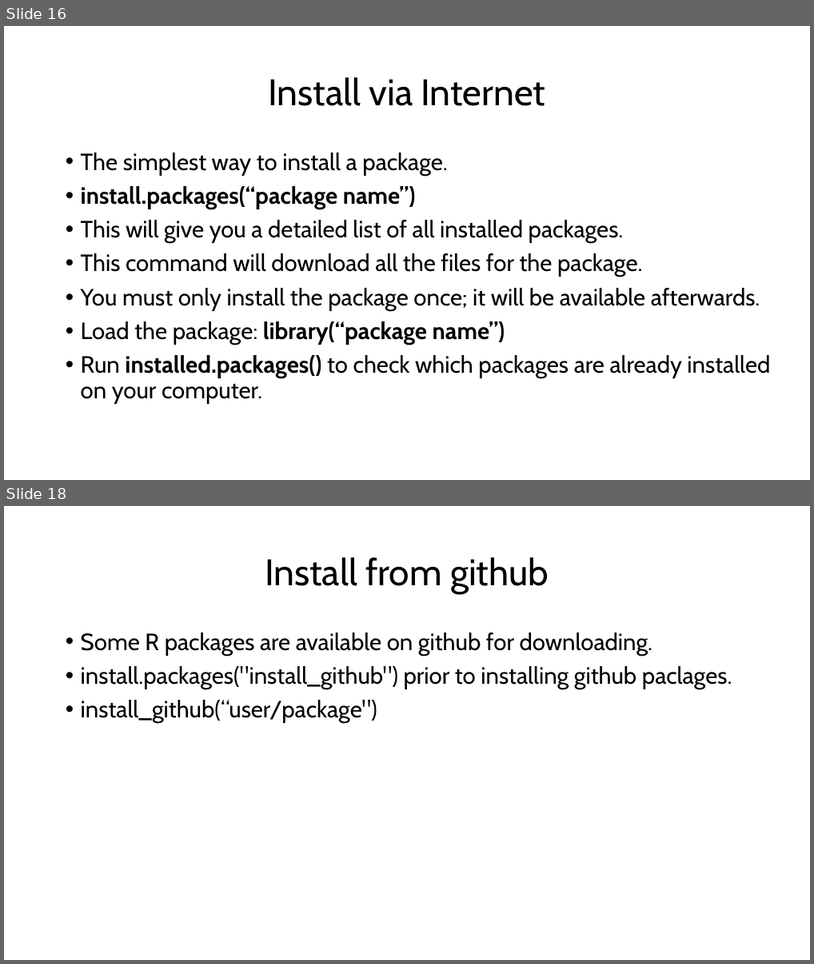
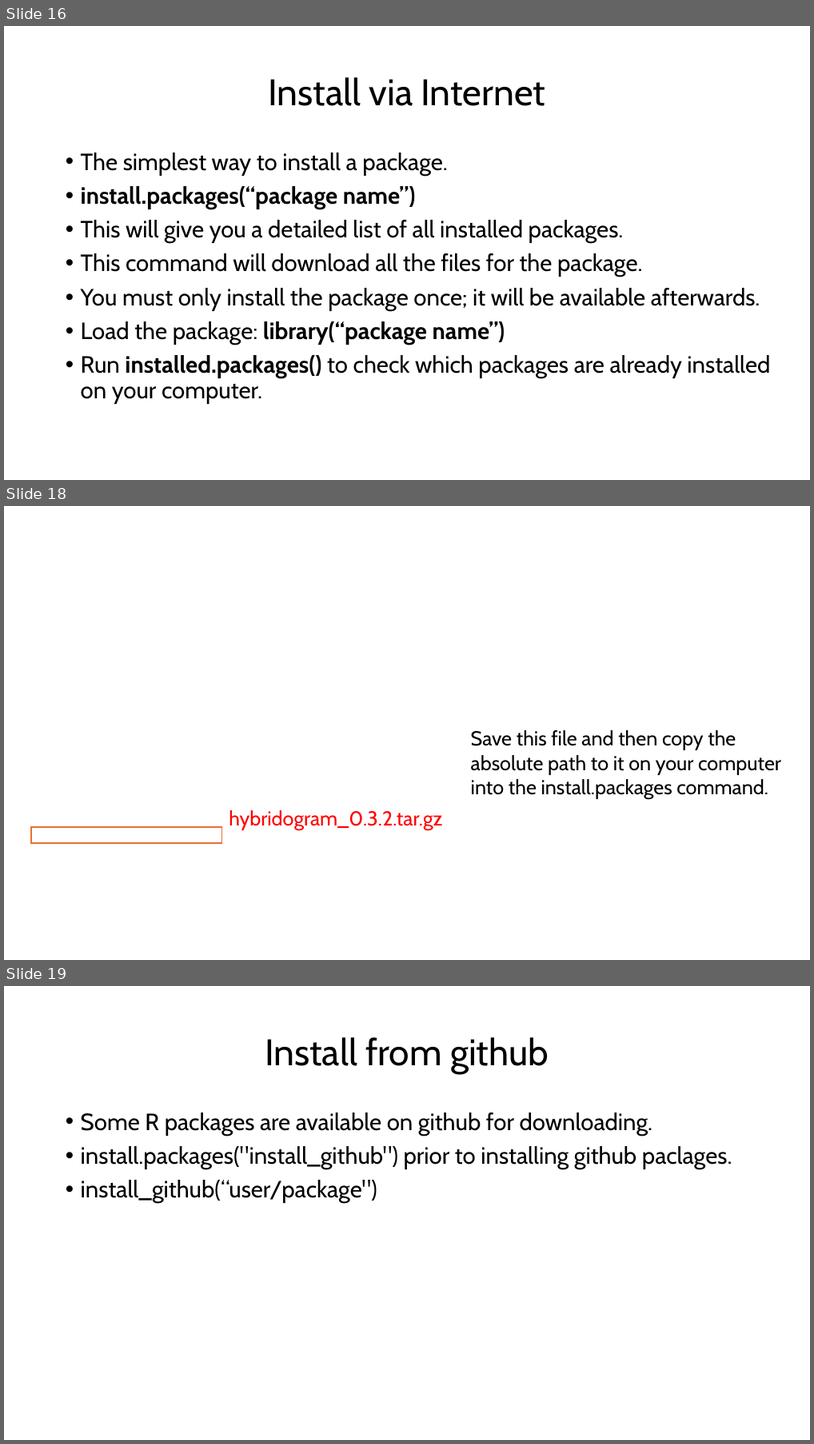
Before and after one commit to csmatyi/crs2025, a slide deck: CRS2025_R_workshop.pptx. Shown one above the other, each under a label of ours: slides 16 and 18 before the commit, slides 16, 18 and 19 after it; the slides between them are not shown. The pictures are 814x964 and 814x1444 pixels, drawn with LibreOffice and Linux fonts; fonts in the diff are those of the drawing; background and template pictures are left out. Boxes give left, top, right and bottom in pixels: in the first picture for what was removed or moved away, otherwise in the second. Text is boxed around its words. In the diff, an @@ line names an element or a change of style, - is before the commit and + after.

```diff
--- a/CRS2025_R_workshop.pptx
+++ b/CRS2025_R_workshop.pptx
@@ slide 18 added at [4, 506, 810, 960], background picture (left out) @@
@@ text added at [471, 730, 782, 799], 24 pt, text #000000 @@
+Save this file and then copy the absolute path to it on your computer into the install.packages command.
@@ text added at [229, 810, 442, 830], 24 pt, text #FF0000 @@
+hybridogram_0.3.2.tar.gz
@@ rectangle added at [31, 827, 222, 842], outline #E97132 1.5 pt @@
@@ what was slide 18 is now slide 19 @@
```
Also in this commit, not shown: 1 slide changed.
